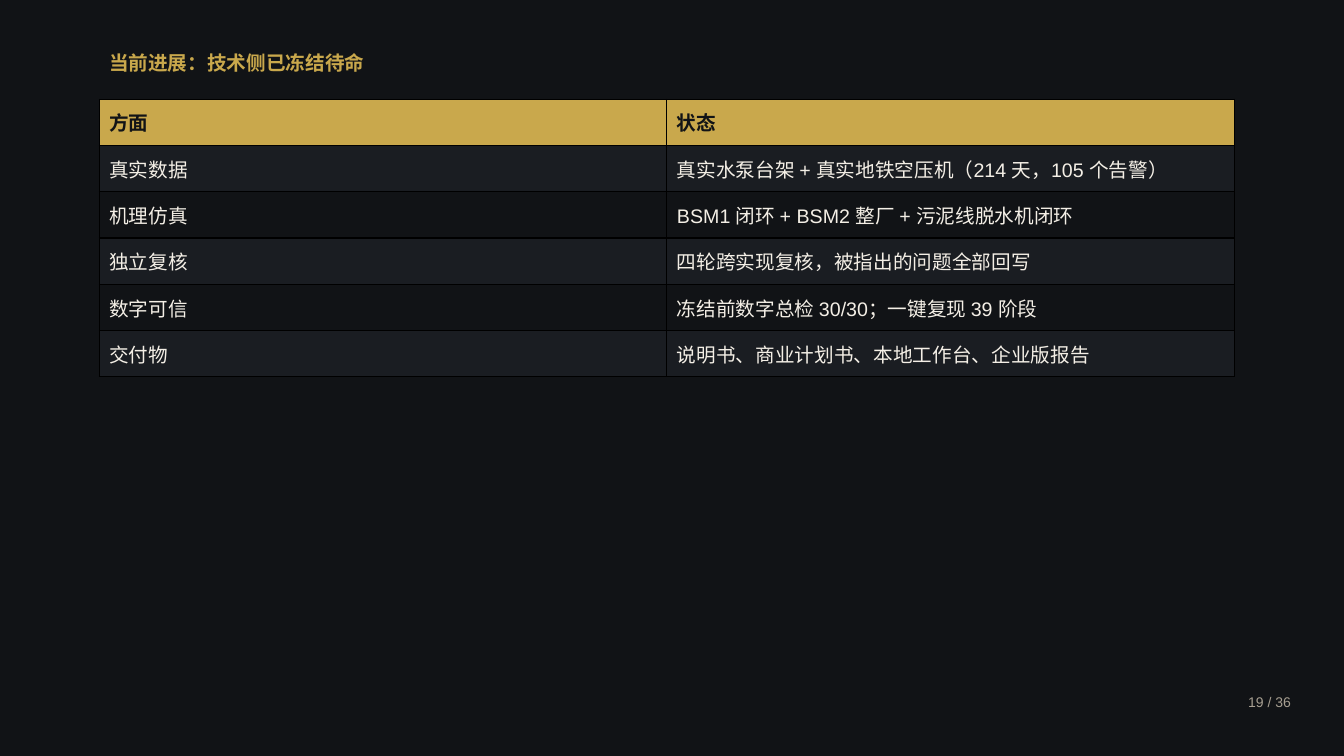
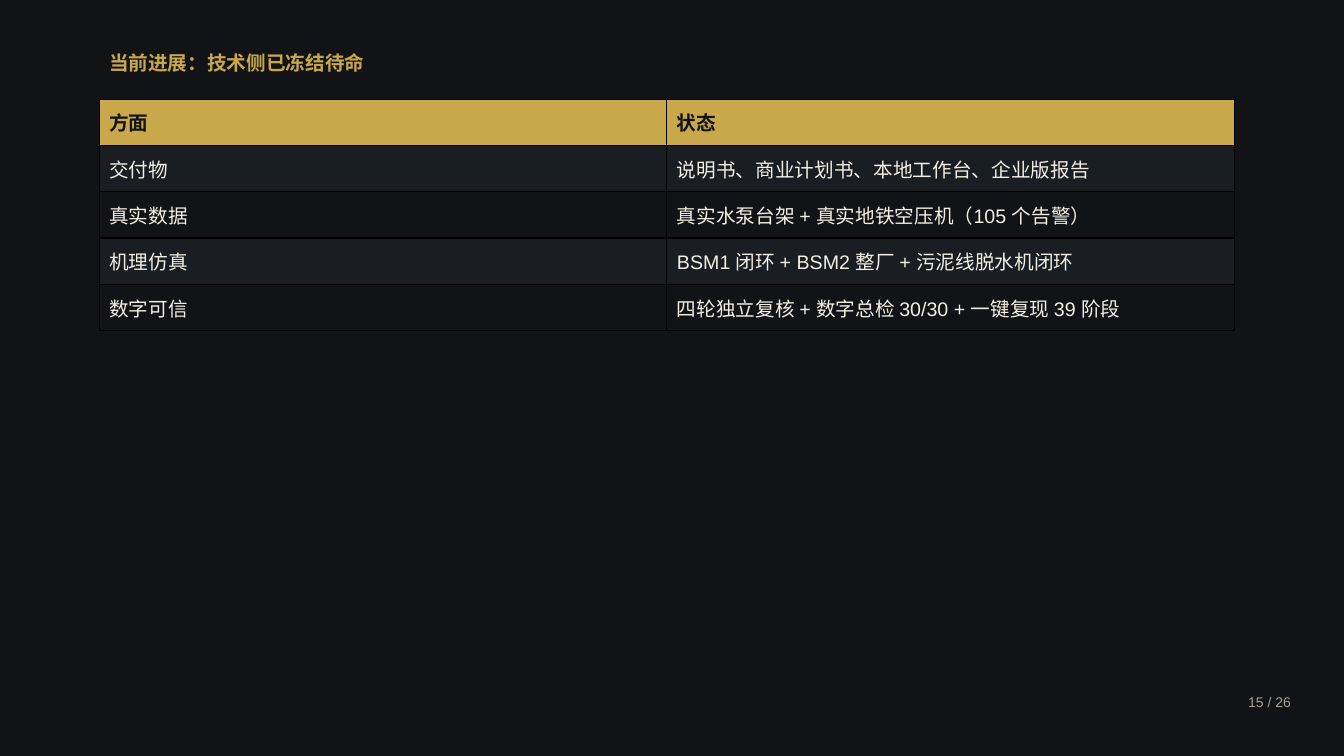
Before and after one commit to by739yang/BEWG_PdM, a slide deck: slide 18 of deliverables/ppt/澜脉_商业计划书.pptx (slide 29 before the commit). Drawn at 1344x756 pixels with LibreOffice and Linux fonts; fonts in the diff are those of the drawing. Boxes give left, top, right and bottom in pixels: in the first picture for what was removed or moved away, otherwise in the second. Text is boxed around its words. In the diff, an @@ line names an element or a change of style, - is before the commit and + after.

Commit message:
商业计划书压到 29 页并只留 pptx：内容页 25 + 4 页关键配图；删除 html/json；新增定稿脚本（生成到临时目录 → 只落 pptx → 注入配图 → 去重复收尾页 → 校验页数上限 30）

```diff
--- a/deliverables/ppt/澜脉_商业计划书.pptx
+++ b/deliverables/ppt/澜脉_商业计划书.pptx
@@ table at [99,99,1234,331] @@
-row 2: 真实数据 | 真实水泵台架 + 真实地铁空压机（214 天，105 个告警）
+row 2: 交付物 | 说明书、商业计划书、本地工作台、企业版报告
+row 3: 真实数据 | 真实水泵台架 + 真实地铁空压机（105 个告警）
-row 4: 独立复核 | 四轮跨实现复核，被指出的问题全部回写
-row 5: 数字可信 | 冻结前数字总检 30/30；一键复现 39 阶段
-row 6: 交付物 | 说明书、商业计划书、本地工作台、企业版报告
+row 5: 数字可信 | 四轮独立复核 + 数字总检 30/30 + 一键复现 39 阶段
@@ text at [1248,697,1291,707]: text changed @@
-19 / 36
+15 / 26
```
Also in this commit, not shown: 28 other slides changed, 18 slides removed, 5 other files.
